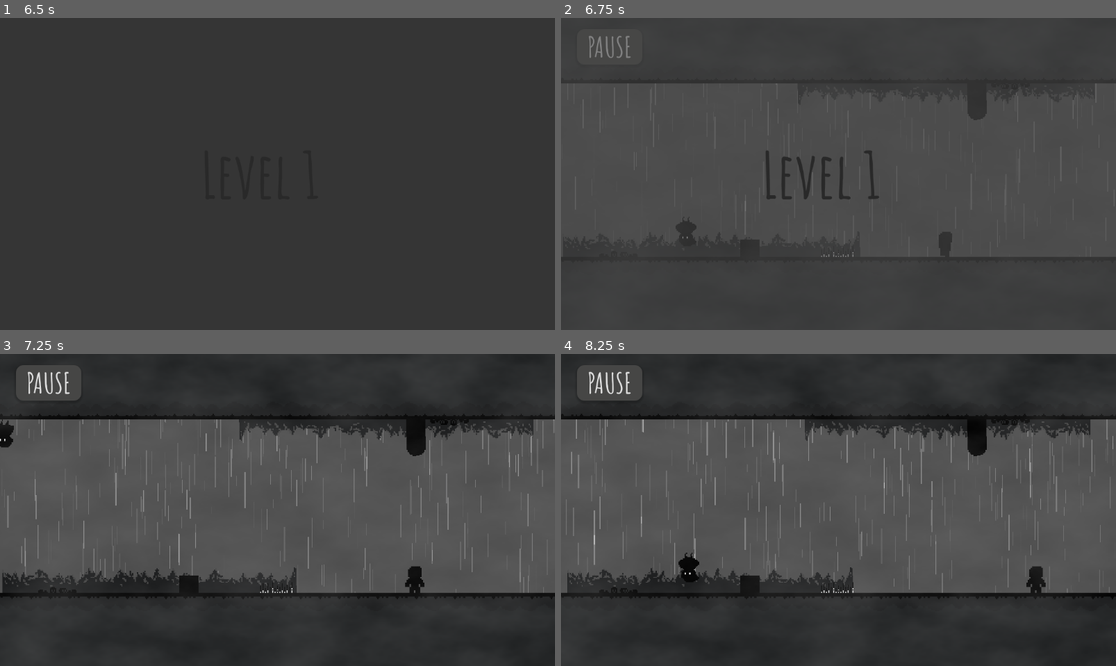
Above: before the commit, frames 1-4 (two rows, left to right).
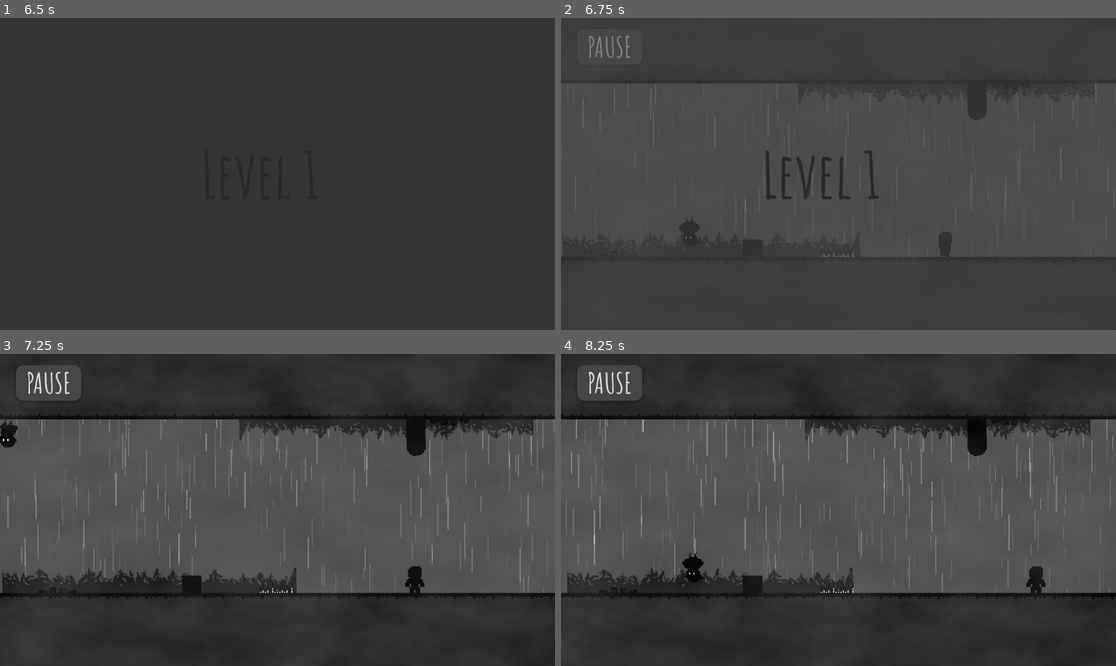
Above: after the commit, the same moments.

Repository: aliaprince916-commits/gravity
Game: Godot game, scene res://scenes/mainmenu.tscn
Same seed, same stepped clock (60 frames per second), same inputs: the game is played once before the commit and once after it.
Inputs:
- Up to frame 1 (6.5 s): click "play" at 0.5 s; click "play" at 1.25 s; tap Enter (ui_accept) at 2, 2.27, 3.02, 4.52, 6.02 s; hold Right (ui_right) 2.03-3.53 s; tap G (g) at 2.1, 2.85, 3.6, 4.35, 5.85 s; hold Left (ui_left) 3.53-4.28 s; hold Right (ui_right) 4.28-5 s; click "1" at 5 s; hold Right (ui_right) from 5.78 s (still down)
- Up to frame 2 (6.75 s): release Right (ui_right) at 6.53 s; hold Left (ui_left) from 6.53 s (still down); tap G (g) at 6.6 s
- Up to frame 3 (7.25 s): keep holding Left (ui_left); tap Enter (ui_accept) at 6.77 s
- Up to frame 4 (8.25 s): release Left (ui_left) at 7.28 s; hold Right (ui_right) 7.28-8.03 s; tap G (g) at 7.35, 8.1 s; hold Left (ui_left) from 8.03 s (still down)

Frame 1 is identical in both runs. In frame 2, less than 0.1% of the frame differs, in the area x 20-37%, y 63-73%; in frame 3, 0.1%; in frame 4, 0.2%, in the area x 21-37%, y 63-74%.

Commit message:
lمازلت

Diff:
--- a/scenes/box.tscn
+++ b/scenes/box.tscn
@@ -4,6 +4,7 @@
 [ext_resource type="Script" uid="uid://c1gnh85xb8mxt" path="res://scripts/box.gd" id="1_ks2v0"]
 
 [sub_resource type="PhysicsMaterial" id="PhysicsMaterial_ks2v0"]
+friction = 0.7
 
 [sub_resource type="RectangleShape2D" id="RectangleShape2D_ks2v0"]
 size = Vector2(14, 14)
@@ -15,6 +16,9 @@
 physics_material_override = SubResource("PhysicsMaterial_ks2v0")
 can_sleep = false
 lock_rotation = true
+continuous_cd = 2
+linear_damp = 5.0
+angular_damp = 5.0
 script = ExtResource("1_ks2v0")
 
 [node name="DungeonTileSet" type="Sprite2D" parent="."]
--- a/scenes/player.tscn
+++ b/scenes/player.tscn
@@ -132,7 +132,7 @@
 }]
 
 [sub_resource type="CapsuleShape2D" id="CapsuleShape2D_4r5pv"]
-radius = 5.0
+radius = 4.0
 height = 24.0
 
 [sub_resource type="StyleBoxFlat" id="StyleBoxFlat_fjrip"]
--- a/scripts/GM.gd
+++ b/scripts/GM.gd
@@ -4,6 +4,7 @@
 var un_locked = 0
 
 func _ready():
+	save_game()
 	load_game()
 
 func save_game():
--- a/scripts/player.gd
+++ b/scripts/player.gd
@@ -28,11 +28,29 @@
 	# Add the gravity.
 	move(direction,is_floor)
 	# دفع الصندوق
+	# دفع الصندوق
 	for i in get_slide_collision_count():
 		var collision=get_slide_collision(i)
 		var collision_box=collision.get_collider()
 		if collision_box.is_in_group("box") and abs(collision_box.get_linear_velocity().x)<MAX_VELOCITY:
 			collision_box.apply_central_impulse(collision.get_normal()*-PUSH)
+
+
+
+
+
+
+
+
+
+
+
+
+
+
+
+
+
 
 	# عملية تغير الجاذبية لنفسه
 	if Input.is_action_just_pressed("g") and is_floor:
--- a/scripts/scenes_tr.gd
+++ b/scripts/scenes_tr.gd
@@ -10,4 +10,3 @@
 	await  get_tree().process_frame
 	$AnimationPlayer.play_backwards("Fade")
 	Gm.un_locked+=1
-	Gm.save_game()
